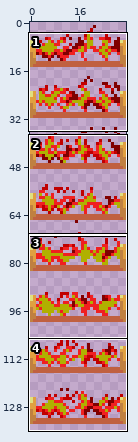
Two states of a sprite sheet, data/external/styles/ichotolot_dune/objects/fire_pit.png. Above, an overview of the earlier version with the close-up marked.
Close-up. Before the commit:
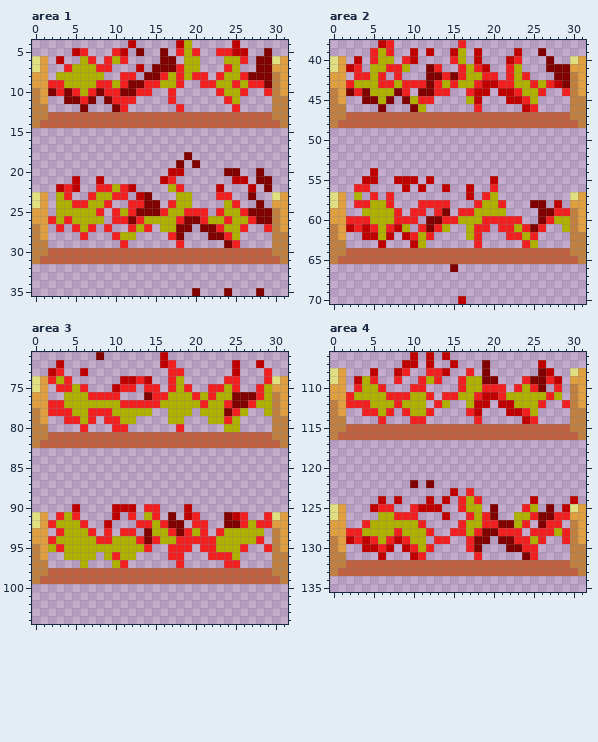
The file is 32x136 pixels. Colours within 5 levels of each other are drawn and written as one. Shown: area 1: x 0..31, y 4..35; area 2: x 0..31, y 38..70; area 3: x 0..31, y 71..104; area 4: x 0..31, y 106..135. The old version is drawn lined up with the new one.
Now the later version:
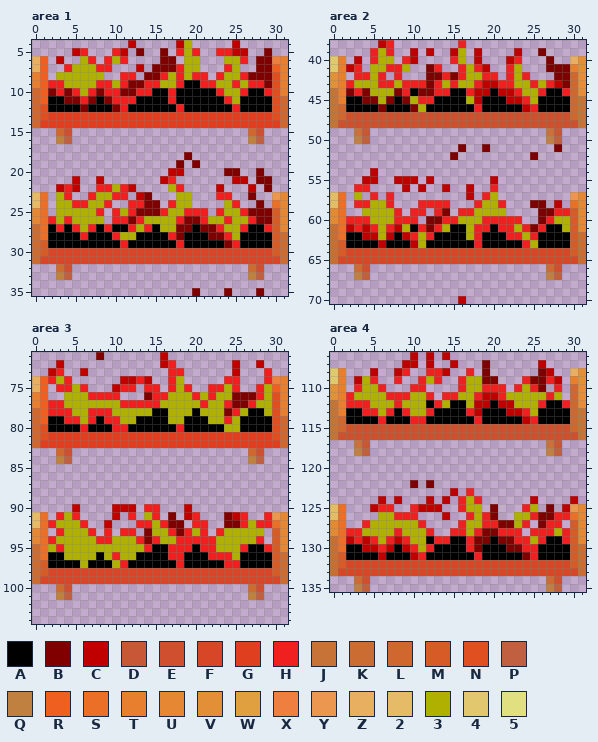
Palette (. is transparent): A #000000  B #800000  C #c00000  D #c75737  E #cf4f2f  F #d74727  G #df3f1f  H #f02020  J #c77337  K #cb6d33  L #cf672f  M #d75b27  N #df4f1f  P #c06040  Q #c08040  R #ef5f1f  S #eb6f27  T #e77f2f  U #e58733  V #e38f37  W #e0a040  X #ef7f3f  Y #eb974f  Z #e7af5f  2 #e5bb67  3 #b0b000  4 #e3c76f  5 #e0e080
From the commit log: Similar modification to ichotolot_dune:fire_pit.
Change:
drawings rearranged on the sheet (the old picture shows each at its new place; 4 dropped ones are not shown)
Area 1:
y 6: x 0..1 5W -> ZR; x 30..31 5W -> XT
y 7: x 0..1 5W -> ZR; x 30..31 WW -> RT
y 8: x 0..1 WW -> TR; x 30..31 QW -> NT
y 9: x 0..1 WW -> TR; x 19..20 .. -> AA; x 30..31 QW -> NT
y 10: x 0..1 QW -> LR; x 15..16 .. -> AA; x 18..22 ..... -> AAAAA; x 27..28 .. -> AA; x 30..31 QW -> NT
y 11: x 0..3 QW.. -> LRAA; x 8 . -> A; x 13..16 .... -> AAAA; x 18..23 ...... -> AAAAAA; x 26..31 ....QQ -> AAAANL
y 12: x 0..5 QQ.... -> LNAAAA; x 7..9 ... -> AAA; x 12..17 ...... -> AAAAAA; x 19..24 ...... -> AAAAAA; x 26..31 ....QQ -> AAAANL
y 13: x 0..31 QQPPPPPPPPPPPPPPPPPPPPPPPPPPPPQQ -> LNGGGGGGGGGGGGGGGGGGGGGGGGGGGGNL
y 14: x 0..31 QPPPPPPPPPPPPPPPPPPPPPPPPPPPPPPQ -> LGGGGGGGGGGGGGGGGGGGGGGGGGGGGGGL
y 15: x 3..4 .. -> LE; x 27..28 .. -> LE
y 16: x 3..4 .. -> QP; x 27..28 .. -> QP
y 23: x 0..1 5W -> 2S; x 30..31 5W -> YU
y 24: x 0..1 5W -> 2S; x 30..31 WW -> SU
y 25..26: x 0..1 WW -> US; x 30..31 QW -> MU
y 27: x 0..2 QW. -> KSA; x 4 . -> A; x 8 . -> A; x 10..11 .. -> AA; x 15 . -> A; x 20 . -> A; x 27..28 .. -> AA; x 30..31 QW -> MU
y 28: x 0..5 QW.... -> KSAAAA; x 7..9 ... -> AAA; x 13..16 .... -> AAAA; x 19..21 ... -> AAA; x 26..31 ....QQ -> AAAAMK
y 29: x 0..10 QQ......... -> KMAAAAAAAAA; x 12..17 ...... -> AAAAAA; x 19..23 ..... -> AAAAA; x 26..31 ....QQ -> AAAAMK
y 30: x 0..31 QQPPPPPPPPPPPPPPPPPPPPPPPPPPPPQQ -> KMFFFFFFFFFFFFFFFFFFFFFFFFFFFFMK
y 31: x 0..31 QPPPPPPPPPPPPPPPPPPPPPPPPPPPPPPQ -> KFFFFFFFFFFFFFFFFFFFFFFFFFFFFFFK
y 32: x 3..4 .. -> KE; x 27..28 .. -> KE
y 33: x 3..4 .. -> QP; x 27..28 .. -> QP
Area 2:
y 40: x 0..1 5W -> 4T; x 30..31 5W -> ZV
y 41: x 0..1 5W -> 4T; x 30..31 WW -> TV
y 42..43: x 0..1 WW -> VT; x 30..31 QW -> LV
y 44: x 0..1 QW -> JT; x 10 . -> A; x 15..16 .. -> AA; x 20 . -> A; x 27..28 .. -> AA; x 30..31 QW -> LV
y 45: x 0..3 QW.. -> JTAA; x 8 . -> A; x 13..16 .... -> AAAA; x 19..21 ... -> AAA; x 26..31 ....QQ -> AAAALJ
y 46: x 0..5 QQ.... -> JLAAAA; x 7..9 ... -> AAA; x 12..17 ...... -> AAAAAA; x 19..23 ..... -> AAAAA; x 26..31 ....QQ -> AAAALJ
y 47: x 0..31 QQPPPPPPPPPPPPPPPPPPPPPPPPPPPPQQ -> JLEEEEEEEEEEEEEEEEEEEEEEEEEEEELJ
y 48: x 0..31 QPPPPPPPPPPPPPPPPPPPPPPPPPPPPPPQ -> JEEEEEEEEEEEEEEEEEEEEEEEEEEEEEEJ
y 49: x 3..4 .. -> JD; x 27..28 .. -> JD
y 50: x 3..4 .. -> QP; x 27..28 .. -> QP
y 51: x 16 . -> B; x 19 . -> B; x 28 . -> B
y 52: x 15 . -> B; x 25 . -> B
y 57: x 0..1 5W -> 2S; x 30..31 5W -> YU
y 58: x 0..1 5W -> 2S; x 30..31 WW -> SU
y 59..60: x 0..1 WW -> US; x 30..31 QW -> MU
y 61: x 0..1 QW -> KS; x 10 . -> A; x 15..16 .. -> AA; x 20 . -> A; x 27..28 .. -> AA; x 30..31 QW -> MU
y 62: x 0..3 QW.. -> KSAA; x 8 . -> A; x 13..16 .... -> AAAA; x 19..21 ... -> AAA; x 26..31 ....QQ -> AAAAMK
y 63: x 0..5 QQ.... -> KMAAAA; x 7..9 ... -> AAA; x 12..17 ...... -> AAAAAA; x 19..23 ..... -> AAAAA; x 26..31 ....QQ -> AAAAMK
y 64: x 0..31 QQPPPPPPPPPPPPPPPPPPPPPPPPPPPPQQ -> KMFFFFFFFFFFFFFFFFFFFFFFFFFFFFMK
y 65: x 0..31 QPPPPPPPPPPPPPPPPPPPPPPPPPPPPPPQ -> KFFFFFFFFFFFFFFFFFFFFFFFFFFFFFFK
y 66: x 3..4 .. -> KE; x 15 B -> .; x 27..28 .. -> KE
y 67: x 3..4 .. -> QP; x 27..28 .. -> QP
Area 3:
y 74: x 0..1 5W -> ZR; x 30..31 5W -> XT
y 75: x 0..1 5W -> ZR; x 30..31 WW -> RT
y 76..77: x 0..1 WW -> TR; x 30..31 QW -> NT
y 78: x 0..1 QW -> LR; x 15..16 .. -> AA; x 20 . -> A; x 27..28 .. -> AA; x 30..31 QW -> NT
y 79: x 0..3 QW.. -> LRAA; x 8 . -> A; x 13..16 .... -> AAAA; x 19..21 ... -> AAA; x 26..31 ....QQ -> AAAANL
y 80: x 0..5 QQ.... -> LNAAAA; x 7..9 ... -> AAA; x 12..17 ...... -> AAAAAA; x 19..23 ..... -> AAAAA; x 26..31 ....QQ -> AAAANL
y 81: x 0..31 QQPPPPPPPPPPPPPPPPPPPPPPPPPPPPQQ -> LNGGGGGGGGGGGGGGGGGGGGGGGGGGGGNL
y 82: x 0..31 QPPPPPPPPPPPPPPPPPPPPPPPPPPPPPPQ -> LGGGGGGGGGGGGGGGGGGGGGGGGGGGGGGL
y 83: x 3..4 .. -> LE; x 27..28 .. -> LE
y 84: x 3..4 .. -> QP; x 27..28 .. -> QP
y 91: x 0..1 5W -> 2S; x 30..31 5W -> YU
y 92: x 0..1 5W -> 2S; x 30..31 WW -> SU
y 93..94: x 0..1 WW -> US; x 30..31 QW -> MU
y 95: x 0..1 QW -> KS; x 15..16 .. -> AA; x 20 . -> A; x 27..28 .. -> AA; x 30..31 QW -> MU
y 96: x 0..3 QW.. -> KSAA; x 8 . -> A; x 13..16 .... -> AAAA; x 19..21 ... -> AAA; x 26..31 ....QQ -> AAAAMK
y 97: x 0..5 QQ.... -> KMAAAA; x 7..9 ... -> AAA; x 12..17 ...... -> AAAAAA; x 19..23 ..... -> AAAAA; x 26..31 ....QQ -> AAAAMK
y 98: x 0..31 QQPPPPPPPPPPPPPPPPPPPPPPPPPPPPQQ -> KMFFFFFFFFFFFFFFFFFFFFFFFFFFFFMK
y 99: x 0..31 QPPPPPPPPPPPPPPPPPPPPPPPPPPPPPPQ -> KFFFFFFFFFFFFFFFFFFFFFFFFFFFFFFK
y 100: x 3..4 .. -> KE; x 27..28 .. -> KE
y 101: x 3..4 .. -> QP; x 27..28 .. -> QP
Area 4:
y 108: x 0..1 5W -> 4T; x 30..31 5W -> ZV
y 109: x 0..1 5W -> 4T; x 30..31 WW -> TV
y 110..111: x 0..1 WW -> VT; x 30..31 QW -> LV
y 112: x 0..1 QW -> JT; x 12 . -> A; x 15..16 .. -> AA; x 20 . -> A; x 27..28 .. -> AA; x 30..31 QW -> LV
y 113: x 0..3 QW.. -> JTAA; x 8 . -> A; x 13..16 .... -> AAAA; x 19..21 ... -> AAA; x 26..31 ....QQ -> AAAALJ
y 114: x 0..5 QQ.... -> JLAAAA; x 7..9 ... -> AAA; x 12..17 ...... -> AAAAAA; x 19..23 ..... -> AAAAA; x 26..31 ....QQ -> AAAALJ
y 115: x 0..31 QQPPPPPPPPPPPPPPPPPPPPPPPPPPPPQQ -> JLEEEEEEEEEEEEEEEEEEEEEEEEEEEELJ
y 116: x 0..31 QPPPPPPPPPPPPPPPPPPPPPPPPPPPPPPQ -> JEEEEEEEEEEEEEEEEEEEEEEEEEEEEEEJ
y 117: x 3..4 .. -> JD; x 27..28 .. -> JD
y 118: x 3..4 .. -> QP; x 27..28 .. -> QP
y 125: x 0..1 5W -> 2S; x 30..31 5W -> YU
y 126: x 0..1 5W -> 2S; x 30..31 WW -> SU
y 127..128: x 0..1 WW -> US; x 30..31 QW -> MU
y 129: x 0..1 QW -> KS; x 12 . -> A; x 15..16 .. -> AA; x 20 . -> A; x 27..28 .. -> AA; x 30..31 QW -> MU
y 130: x 0..3 QW.. -> KSAA; x 8 . -> A; x 13..16 .... -> AAAA; x 19..21 ... -> AAA; x 26..31 ....QQ -> AAAAMK
y 131: x 0..5 QQ.... -> KMAAAA; x 7..9 ... -> AAA; x 12..17 ...... -> AAAAAA; x 19..23 ..... -> AAAAA; x 26..31 ....QQ -> AAAAMK
y 132: x 0..31 QQPPPPPPPPPPPPPPPPPPPPPPPPPPPPQQ -> KMFFFFFFFFFFFFFFFFFFFFFFFFFFFFMK
y 133: x 0..31 QPPPPPPPPPPPPPPPPPPPPPPPPPPPPPPQ -> KFFFFFFFFFFFFFFFFFFFFFFFFFFFFFFK
y 134: x 3..4 .. -> KE; x 27..28 .. -> KE
y 135: x 3..4 .. -> QP; x 27..28 .. -> QP
